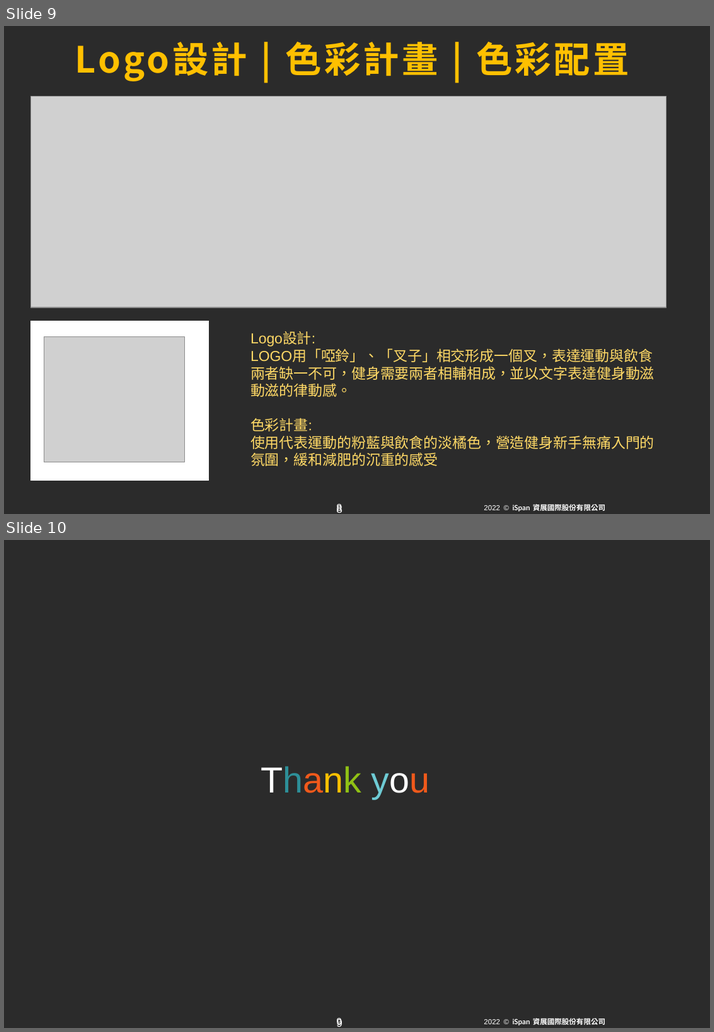
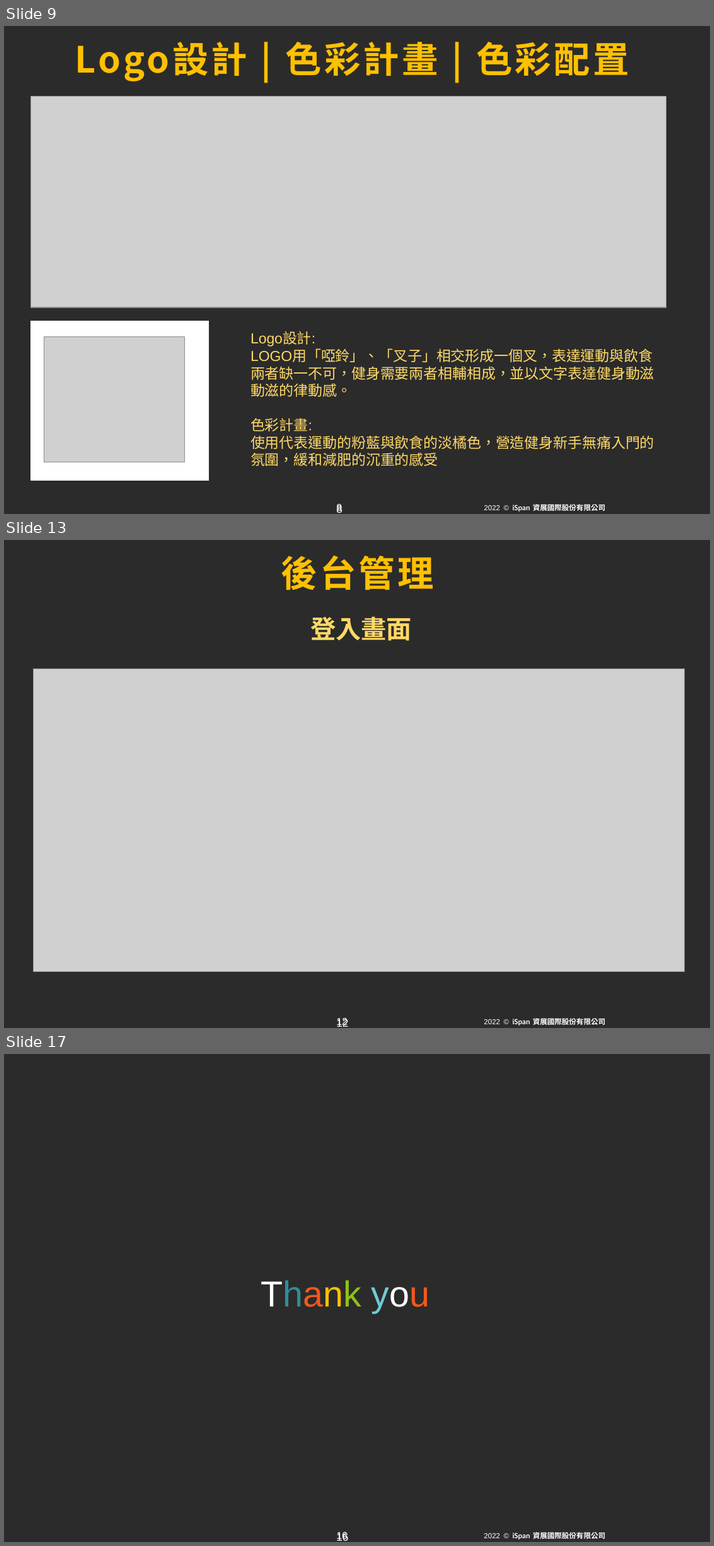
Before and after one commit to becauseyu/start_fitness, a slide deck: 期末報告企畫書與ppt/第三組動吃動吃 更0715.pptx. Shown one above the other, each under a label of ours: slides 9 and 10 before the commit, slides 9, 13 and 17 after it; the slides between them are not shown. The pictures are 714x1032 and 714x1546 pixels, drawn with LibreOffice and Linux fonts; fonts in the diff are those of the drawing; grey boxes stand for pictures; background and template pictures are left out; a plain dark background stands for a picture behind light text. Boxes give left, top, right and bottom in pixels: in the first picture for what was removed or moved away, otherwise in the second. Text is boxed around its words. In the diff, an @@ line names an element or a change of style, - is before the commit and + after.

```diff
--- a/期末報告企畫書與ppt/第三組動吃動吃 更0715.pptx
+++ b/期末報告企畫書與ppt/第三組動吃動吃 更0715.pptx
@@ slide 13 added at [4,540,710,1028], background picture (left out); not listed: 6 template elements that a slide beside it also shows @@
@@ title added at [281,555,434,590], 40 pt, text #FFC000, bold @@
+後台管理
@@ text added at [310,617,412,641], 28 pt, text #FFD966, bold @@
+登入畫面
@@ picture added at [34,669,685,973] @@
@@ what was slide 10 is now slide 17 @@
@@ page number at [336,1532,347,1541]: text changed @@
-9
+16
@@ page number at [336,1532,348,1541]: text changed @@
-9
+16
```
Also in this commit, not shown: 1 slide changed, 6 other slides added, 1 other file.
